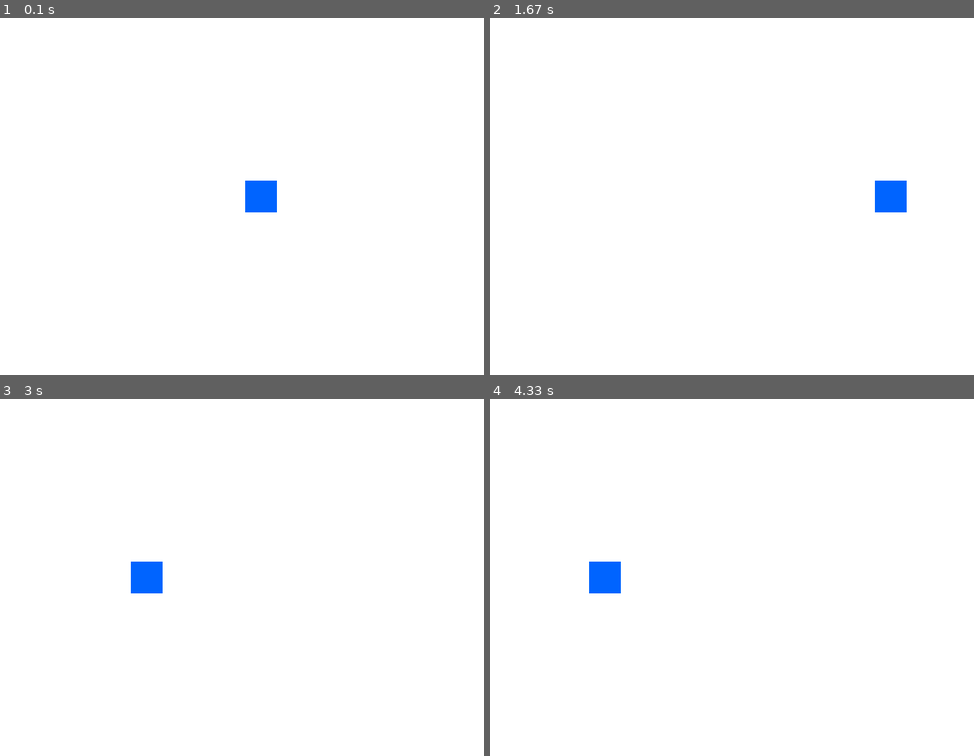
Above: before the commit, frames 1-4 (two rows, left to right).
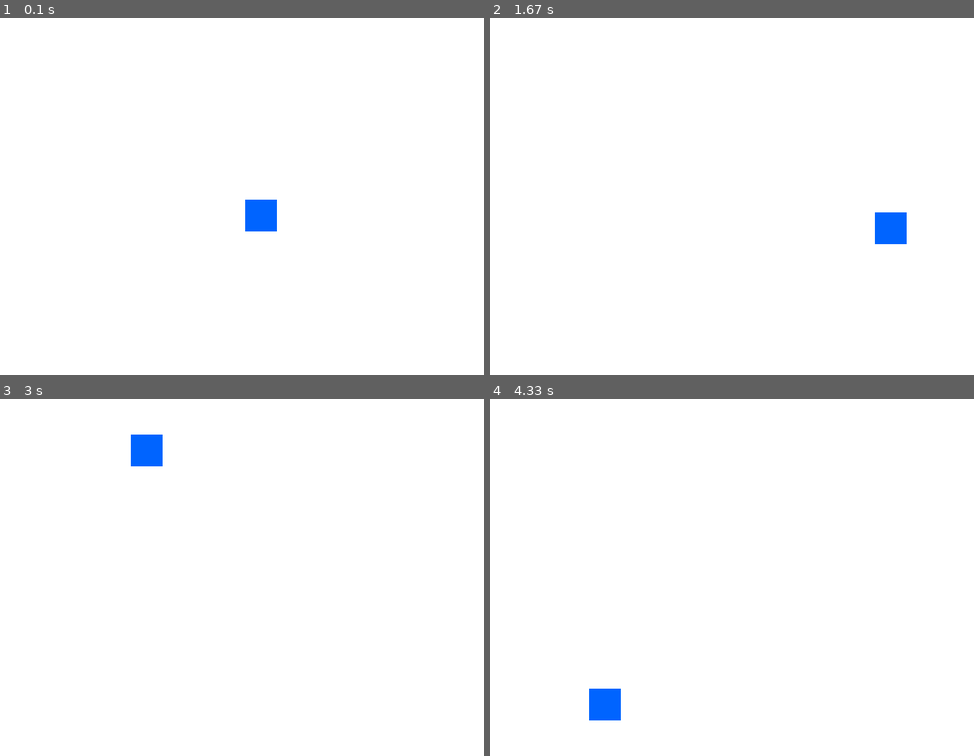
Above: after the commit, the same moments.

Repository: Romyo-jit/Python-Projects
Game: pygame game, started from Pygame_test.py
Two runs of this game, one before a commit and one after it. Both use one fixed random seed, a clock stepped at 60 frames per second and the inputs below.
Inputs:
- Up to frame 1 (0.1 s): no input
- Up to frame 2 (1.67 s): no input
- Up to frame 3 (3 s): no input
- Up to frame 4 (4.33 s): no input

The runs differ from the first frame. In frame 1, 0.7% of the frame differs, in the area x 50-58%, y 45-60%; in frame 2, 1.2%, in the area x 79-87%, y 45-64%; in frame 3, 1.2%; in frame 4, 1.2%.

Commit message:
Update Pygame_test.py

Diff:
--- a/Pygame_test.py
+++ b/Pygame_test.py
@@ -22,7 +22,8 @@
 clock = pygame.time.Clock()
 is_running = True
 
-add = True
+addx = True
+addy = True
 # --- MAIN GAME LOOP ---
 while is_running:
 
@@ -41,16 +42,28 @@
     #     player_rect.y -= player_speed
     # if keys[pygame.K_DOWN] or keys[pygame.K_s]:
     #     player_rect.y += player_speed
-    if (player_rect.x + player_speed > 800 - 50) or not add:
+    if (player_rect.x + player_speed > SCREEN_WIDTH - 50) or not addx:
         if (player_rect.x - player_speed < 0):
-            add = True
+            addx = True
             player_rect.x += player_speed
         else:
-            add = False
+            addx = False
             player_rect.x -= player_speed
     else:
-        add = True
+        addx = True
         player_rect.x += player_speed
+
+
+    if (player_rect.y + player_speed > SCREEN_HEIGHT - 50) or not addy:
+        if (player_rect.y - player_speed < 0):
+            addy = True
+            player_rect.y += player_speed
+        else:
+            addy = False
+            player_rect.y -= player_speed
+    else:
+        addy = True
+        player_rect.y += player_speed
 
     # 8. Render Section (Drawing elements on the screen)
     screen.fill(WHITE) # Always clear the screen first
